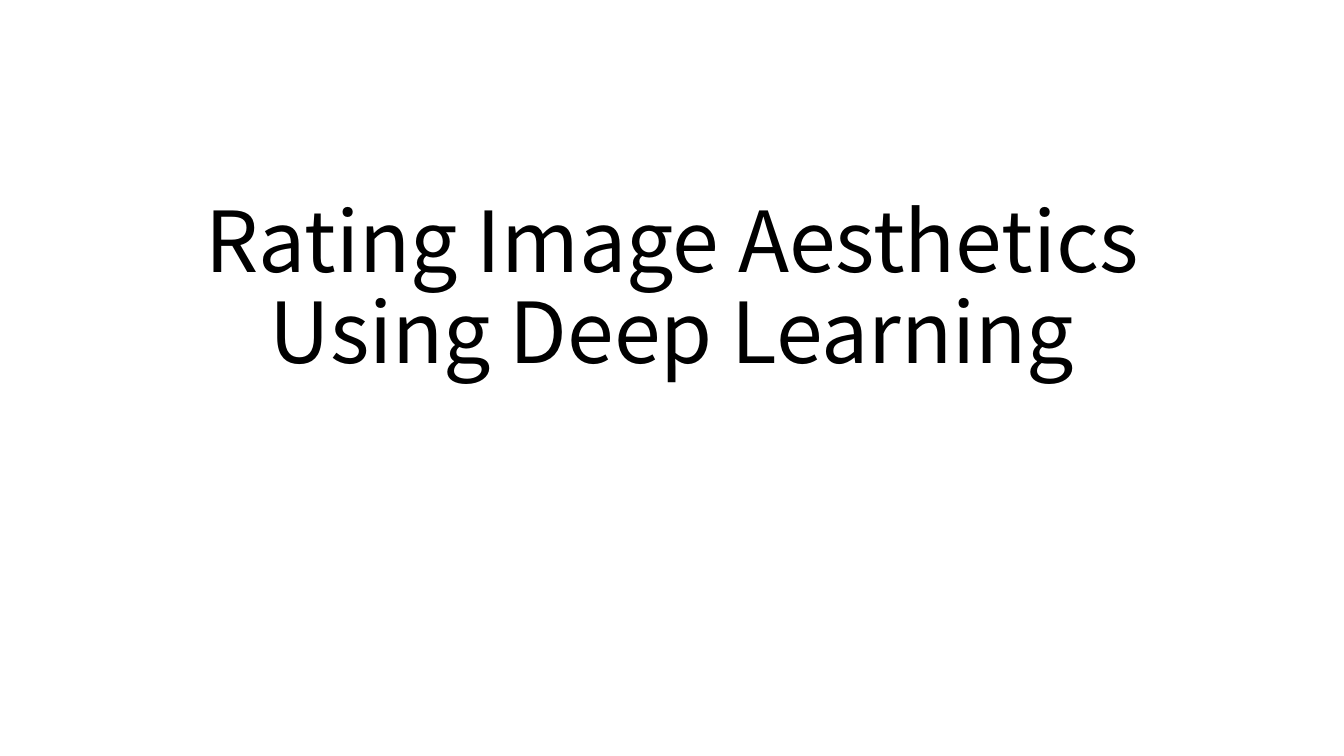
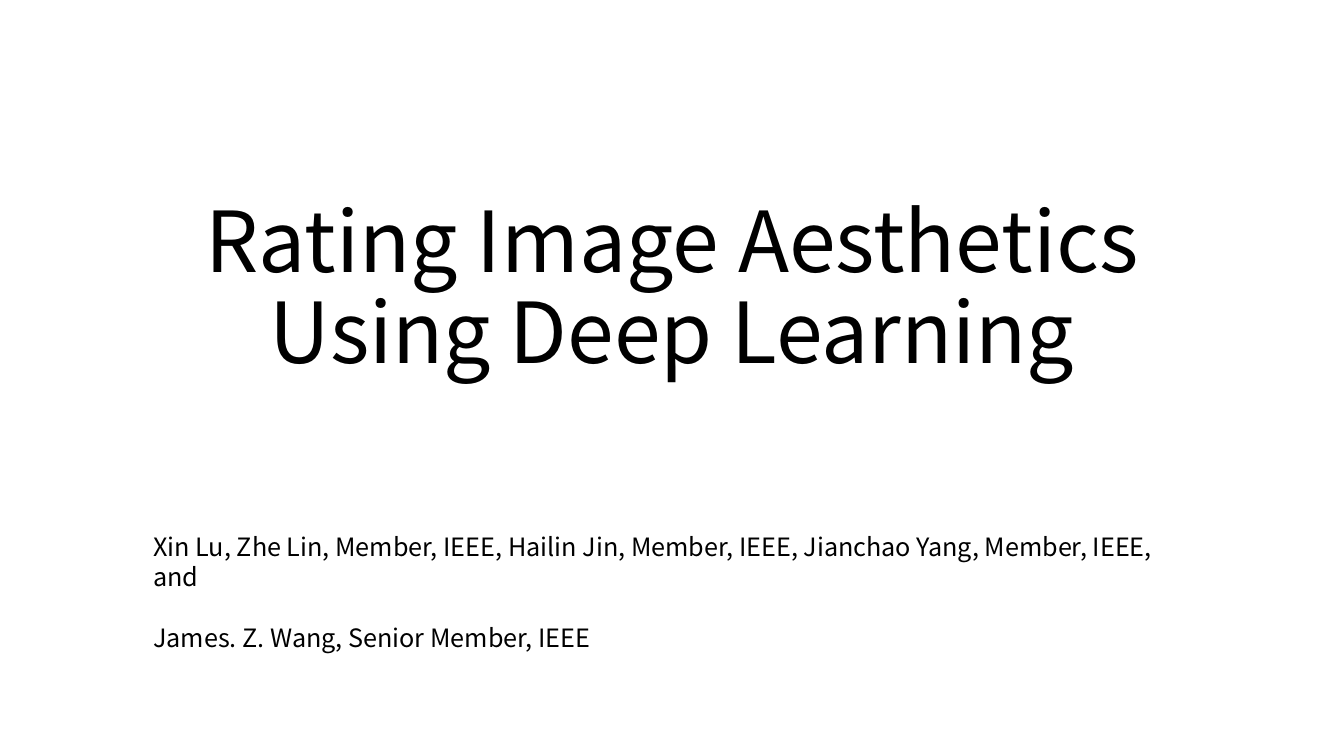
Before and after one commit to geniewoo/Graduation_thesis, a slide deck: slide 1 of Thesis/Rating Image Aesthetics Using Deep Learning.pptx. Drawn at 1344x756 pixels with LibreOffice and Linux fonts; fonts in the diff are those of the drawing. Boxes give left, top, right and bottom in pixels: in the first picture for what was removed or moved away, otherwise in the second. Text is boxed around its words. In the diff, an @@ line names an element or a change of style, - is before the commit and + after.

```diff
--- a/Thesis/Rating Image Aesthetics Using Deep Learning.pptx
+++ b/Thesis/Rating Image Aesthetics Using Deep Learning.pptx
@@ text added at [153,536,1152,653], 18 pt, text #000000 @@
+Xin Lu, Zhe Lin, Member, IEEE, Hailin Jin, Member, IEEE, Jianchao Yang, Member, IEEE, and
+James. Z. Wang, Senior Member, IEEE
```
Also in this commit, not shown: 1 slide added, 1 other file.
